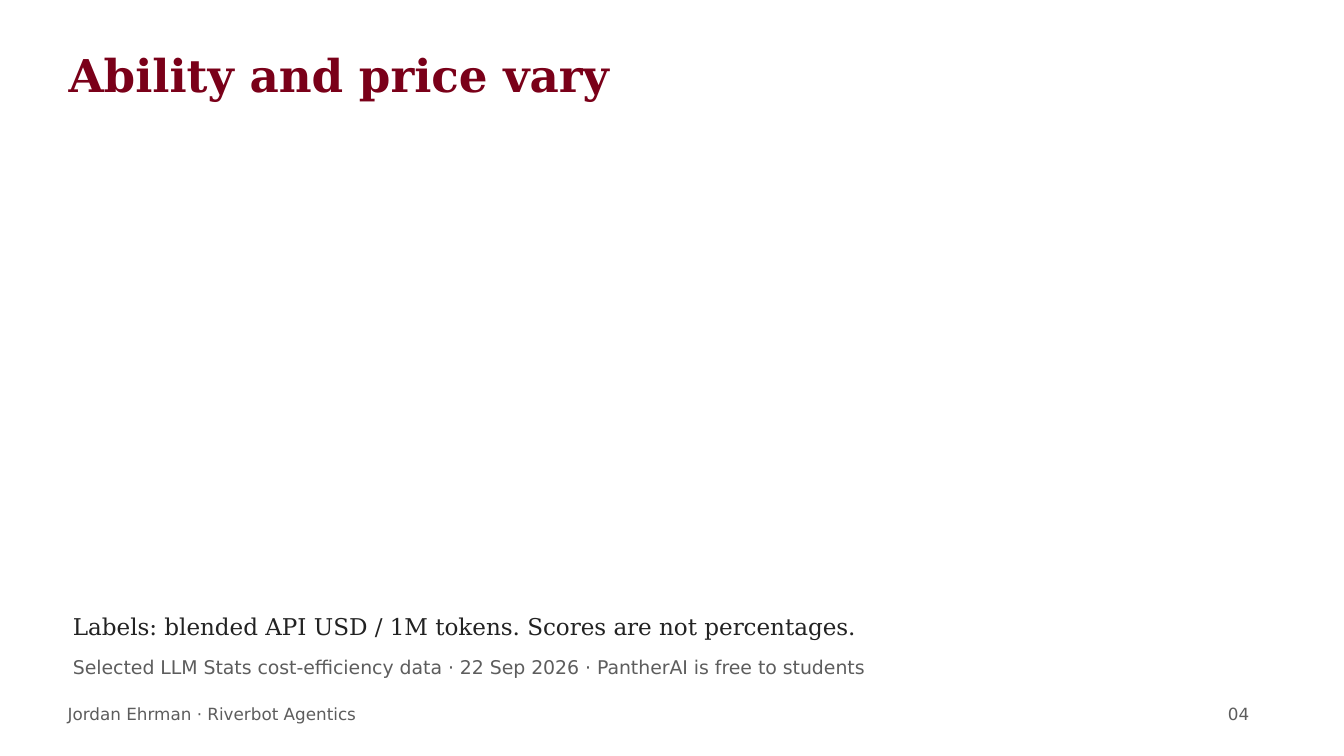
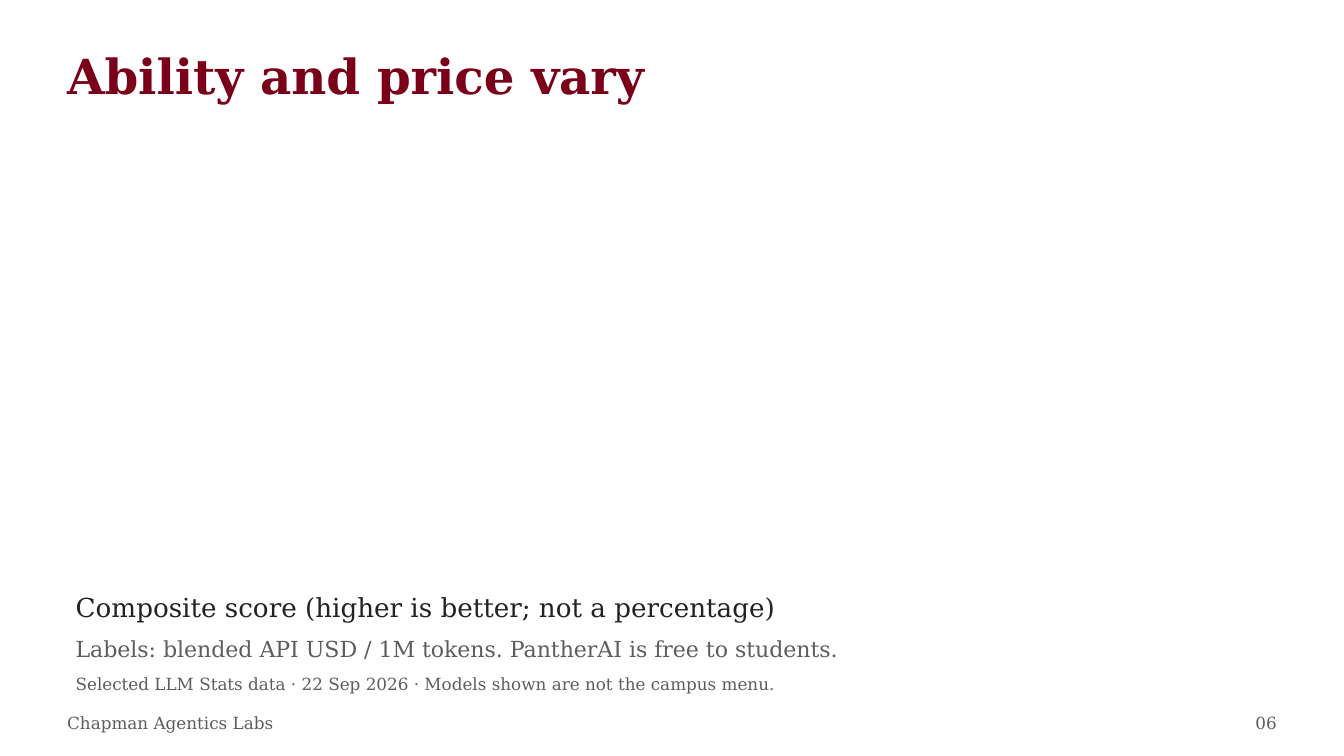
Before and after one commit to ehrmanj-chap/agentics_labs_lectures, a slide deck: slide 6 of downloads/Lab_1_Human_Agent_Loop.pptx (slide 4 before the commit). Drawn at 1344x756 pixels with LibreOffice and Linux fonts; fonts in the diff are those of the drawing. Boxes give left, top, right and bottom in pixels: in the first picture for what was removed or moved away, otherwise in the second. Text is boxed around its words. In the diff, an @@ line names an element or a change of style, - is before the commit and + after.

Commit message:
Finish lunch lab deck, student handout and instructor cookbook

```diff
--- a/downloads/Lab_1_Human_Agent_Loop.pptx
+++ b/downloads/Lab_1_Human_Agent_Loop.pptx
@@ text "Ability and price vary" at bbox=[67, 57, 644, 105]: size 32.2 to 34.5 pt @@
@@ text added at bbox=[76, 597, 774, 622], 18.8 pt, text #222222 @@
+Composite score (higher is better; not a percentage)
@@ text at bbox=[76, 640, 838, 658]: text changed; size 16.5 to 15.8 pt; text colour #222222 to #5D5D5D @@
-Labels: blended API USD / 1M tokens. Scores are not percentages.
+Labels: blended API USD / 1M tokens. PantherAI is free to students.
@@ text at bbox=[76, 677, 775, 694]: text changed; size 13.5 to 12 pt; font DejaVu Sans to DejaVu Serif @@
-Selected LLM Stats cost-efficiency data · 22 Sep 2026 · PantherAI is free to students
+Selected LLM Stats data · 22 Sep 2026 · Models shown are not the campus menu.
@@ text at bbox=[67, 716, 273, 733]: text changed; font DejaVu Sans to DejaVu Serif @@
-Jordan Ehrman · Riverbot Agentics
+Chapman Agentics Labs
@@ text removed at bbox=[1228, 707, 1249, 720] @@
-04
@@ text added at bbox=[1255, 716, 1276, 729], 12 pt, text #5D5D5D @@
+06
```
Also in this commit, not shown: 9 other slides changed, 10 slides added, 4 slides removed, 11 other files.
